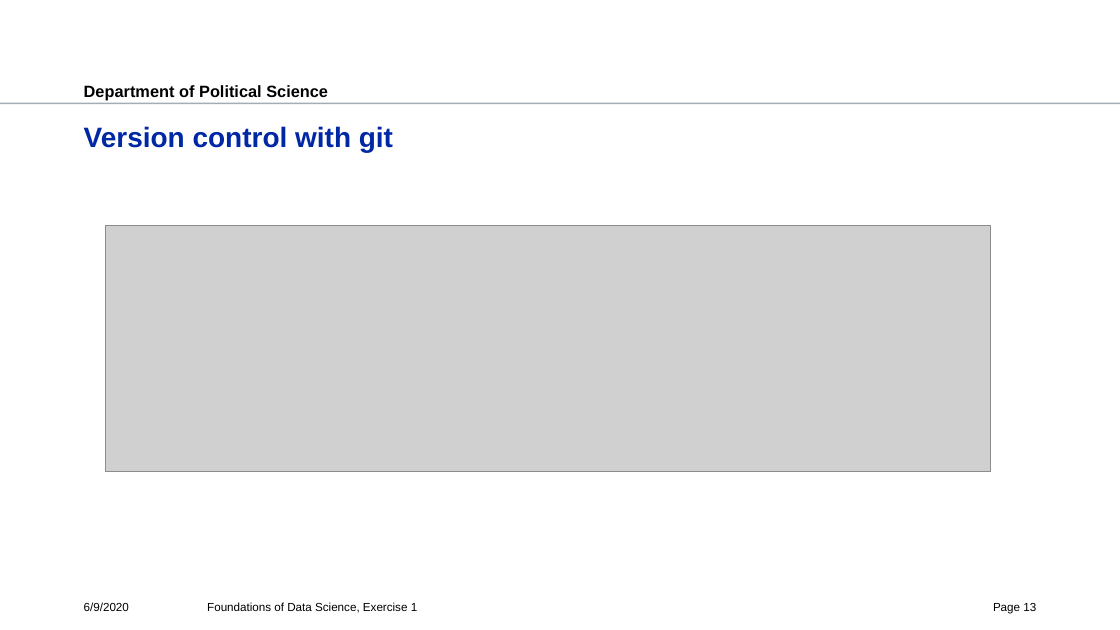
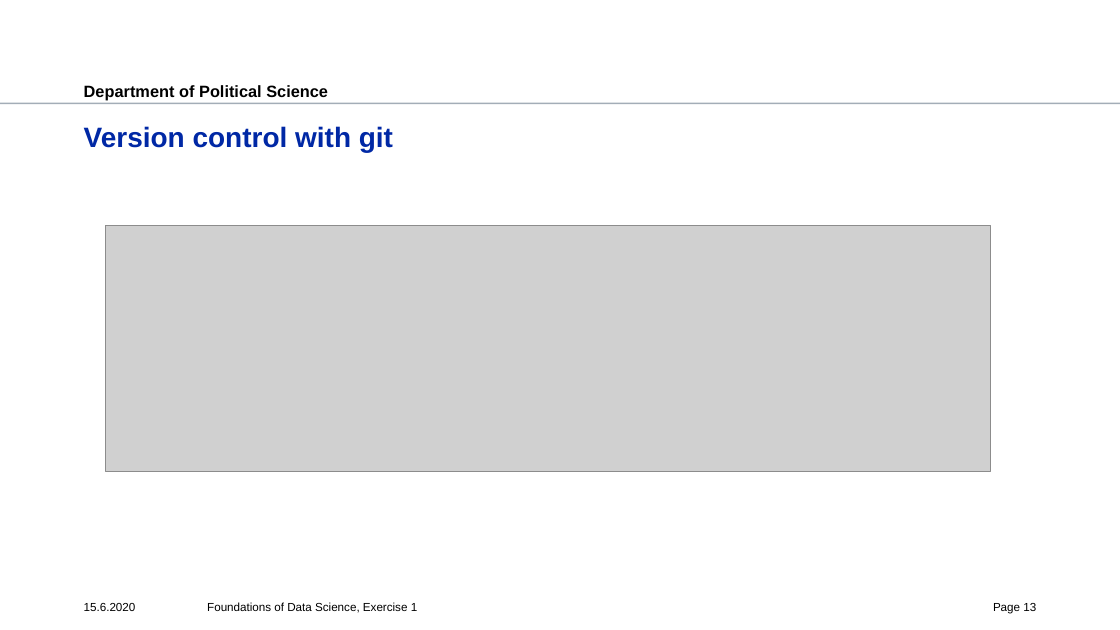
Before and after one commit to polianchykova/fds-2020-exercise, a slide deck: slide 13 of ex1/ex1.pptx. Drawn at 1120x630 pixels with LibreOffice and Linux fonts; fonts in the diff are those of the drawing; grey boxes stand for pictures; background and template pictures are left out. Boxes give left, top, right and bottom in pixels: in the first picture for what was removed or moved away, otherwise in the second. Text is boxed around its words. In the diff, an @@ line names an element or a change of style, - is before the commit and + after.

```diff
--- a/ex1/ex1.pptx
+++ b/ex1/ex1.pptx
@@ text at <box>84,603,136,611</box>: text changed @@
-6/9/2020
+15.6.2020
```
Also in this commit, not shown: 18 other slides changed, 3 other files.
